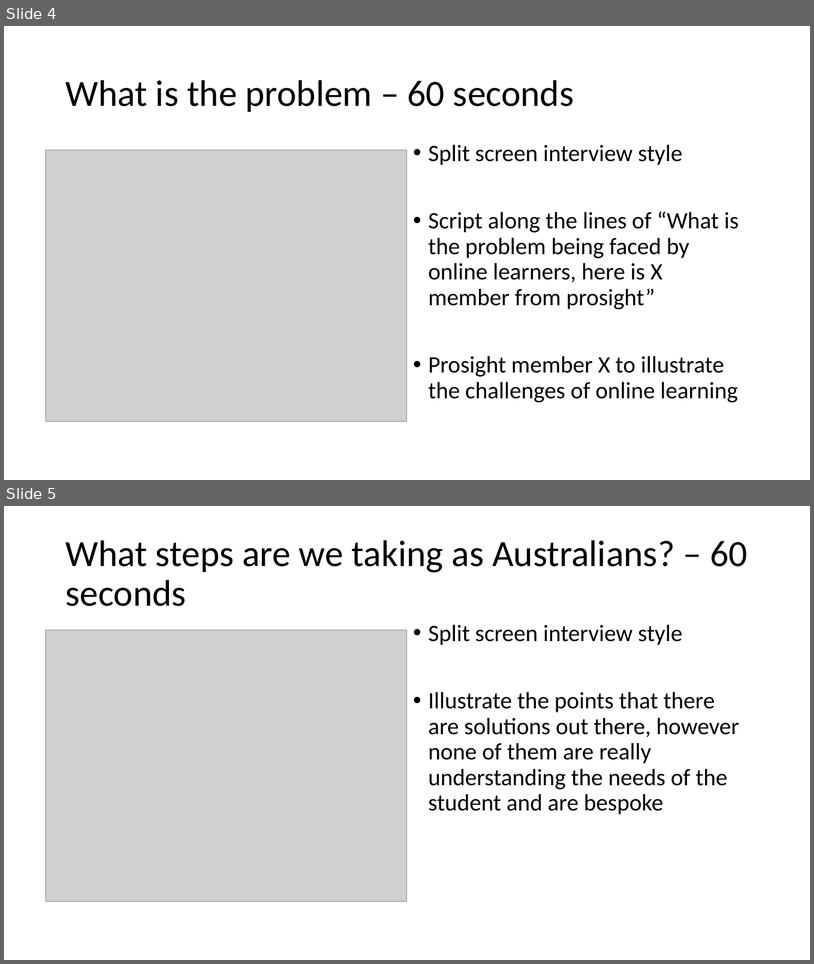
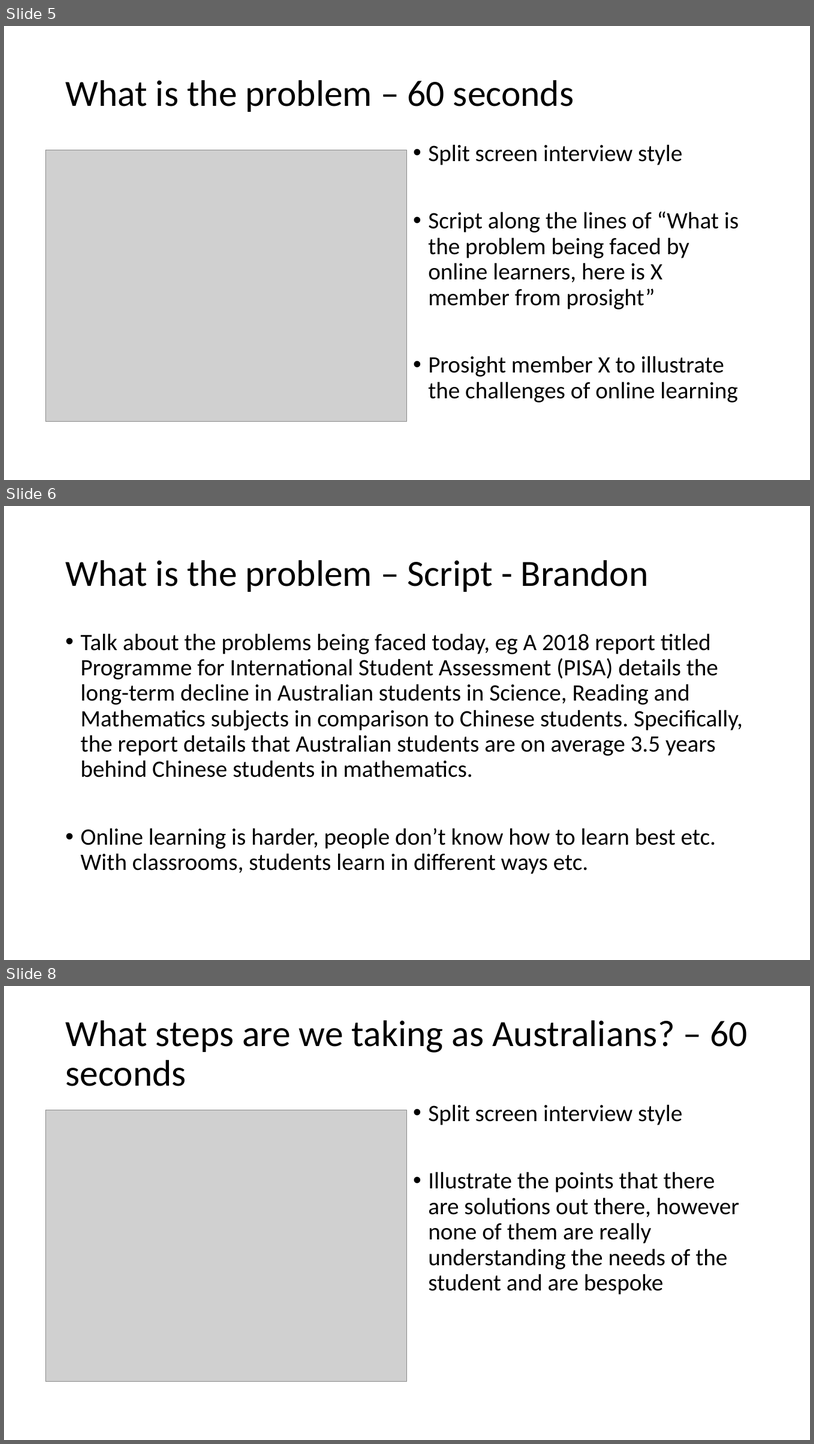
Before and after one commit to Brandon-M-Tech/Project-Assignment-3, a slide deck: storyboard-draft.pptx. Shown one above the other, each under a label of ours: slides 4 and 5 before the commit, slides 5, 6 and 8 after it; the slides between them are not shown. The pictures are 814x964 and 814x1444 pixels, drawn with LibreOffice and Linux fonts; fonts in the diff are those of the drawing; grey boxes stand for pictures. Boxes give left, top, right and bottom in pixels: in the first picture for what was removed or moved away, otherwise in the second. Text is boxed around its words. In the diff, an @@ line names an element or a change of style, - is before the commit and + after.

Commit message:
updated storyboard with draft script

```diff
--- a/storyboard-draft.pptx
+++ b/storyboard-draft.pptx
@@ slide 6 added at (x1=4, y1=506, x2=810, y2=960), background #FFFFFF @@
@@ title added at (x1=65, y1=560, x2=649, y2=592), 44 pt, text #000000 @@
+What is the problem – Script - Brandon
@@ text added at (x1=81, y1=633, x2=743, y2=874), 28 pt, text #000000 @@
+• Talk about the problems being faced today, eg A 2018 report titled Programme for International Student Assessment (PISA) details the long-term decline in Australian students in Science, Reading and Mathematics subjects in comparison to Chinese students. Specifically, the report details that Australian students are on average 3.5 years behind Chinese students in mathematics.
+• Online learning is harder, people don’t know how to learn best etc. With classrooms, students learn in different ways etc.
@@ what was slide 4 is now slide 5 @@
@@ what was slide 5 is now slide 8 @@
```
Also in this commit, not shown: 10 other slides added.
